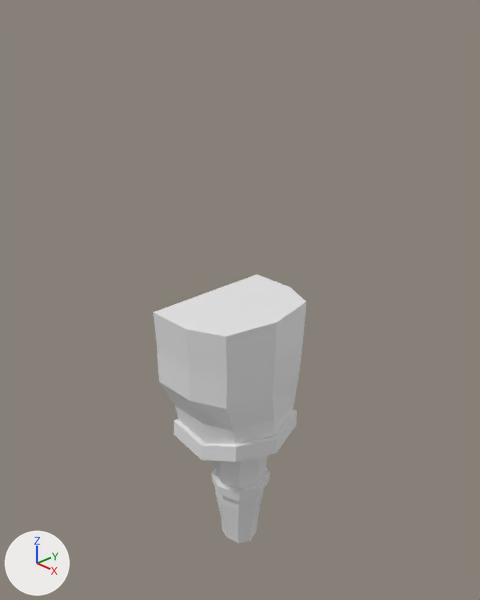
Two versions of the Blender file src/child/child_src.blend, one commit apart.
Before and after are seen from a camera (50 mm lens) standing at (0.72, -0.67, 0.913) and looking at (0.07, -0.052, 0.507). Arrows for +X, +Y and +Z are at lower left; the lights stay in place.
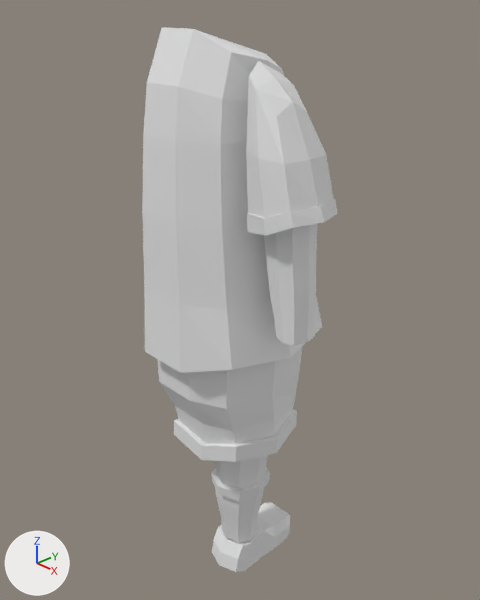
Changed parts and their boxes (x1, y1, x2, y2) in the pictures (480 x 600 px):
'MSH_Shirt', added
    after: (142, 27, 322, 373)
'MSH_Shirt_Sleeve', added
    after: (246, 61, 338, 270)
'MSH_Shirt_Sleeve.001', added
    after: (267, 261, 316, 346)
'MSH_Shoe', added
    after: (212, 503, 290, 572)

What the commit changed:
Mesh me_cube_005 is new.
It has 42 vertices, 40 faces and spans x 0.0206..0.0812, y -0.0422..0.0125, z -0.2505..-0.1453.
Mesh me_cube_004 is new.
It has 58 vertices, 56 faces and spans x -0.013..0.098, y -0.066..0.036, z -0.145..0.093.
Mesh me_cube_001 is new.
It has 50 vertices, 48 faces and spans x 0.0..0.17, y -0.179..0.088, z 0.0..0.45.
Mesh me_cube is new.
It has 55 vertices, 54 faces and spans x -0.04..0.028, y -0.05..0.118, z 0.0..0.06.
Object 'MSH_Shirt_Sleeve.001' (ob_msh_shirt_sleeve_001) is new; it shows me_cube_005.
Its location is (0.138, -0.057, 0.752).
Object 'MSH_Shirt_Sleeve' (ob_msh_shirt_sleeve) is new; it shows me_cube_004.
Its location is (0.138, -0.057, 0.752).
Object 'MSH_Shirt' (ob_msh_shirt) is new; it shows me_cube_001.
Its location is (0.0, 0.0, 0.43).
Its scale is (0.985, 1.0, 1.0).
Object 'MSH_Shoe' (ob_msh_shoe) is new; it shows me_cube.
Its location is (0.07, -0.047, 0.001).
